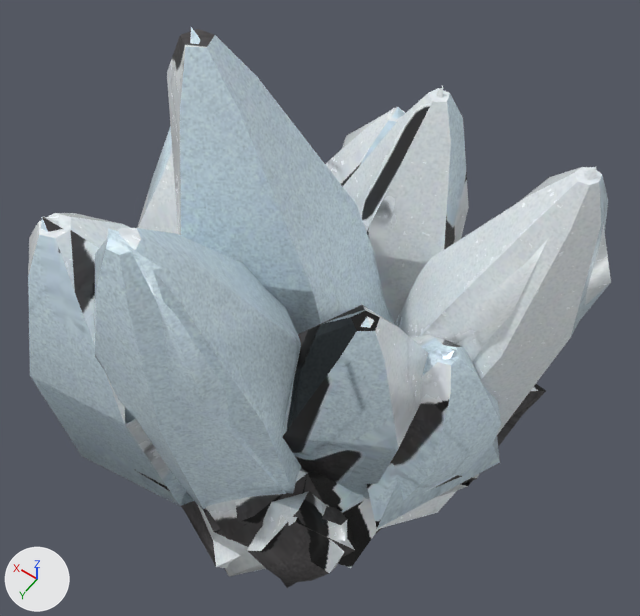
The glTF model tools/asset_factory/deliveries/parti1/sd_prop_ice.glb: old version first, new version second.
Rendered twice from a 50 mm camera at (-0.635, 0.846, 1.293) aimed at (-0.041, 0.015, -0.014). The axes (+X, +Y, +Z) are drawn at lower left. The lights are the same throughout. The older version comes first. Where no turn or scale is listed for an object, it has been applied to the vertices. Vertices at exactly the same position are counted once.

In view in the first picture: 'LOD0_body', 'LOD1_body'.
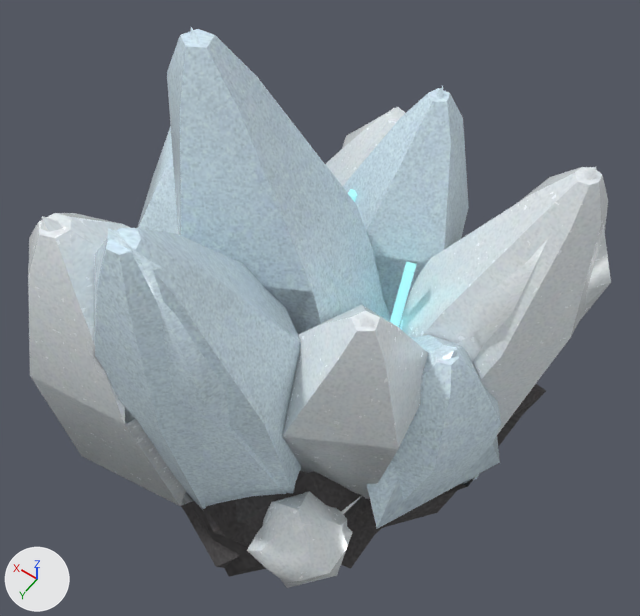
Location of each change, [x1, y1, x2, y2] in pixels of the pictures (640 x 616 px; the box of a moved part takes in the faces that stretch with it):
'LOD0_body', surface changed, reshaped: [28, 29, 608, 583] in both
'LOD1_body', surface changed, reshaped (mostly hidden): [41, 27, 611, 588] in both
part 1 of me_lod0_body, added (cyan): after [390, 261, 417, 327]
part 2 of me_lod0_body, added: after [348, 189, 357, 202]
part 3 of me_lod0_body, surface changed: [28, 29, 608, 583] in both
part 4 of me_lod1_body, moved or reshaped: before [287, 517, 355, 588]; after [287, 505, 353, 588]
part 5 of me_lod1_body, surface changed: [41, 31, 591, 587] in both

The change, as a list of edits to the scene's bpy script:
```text
Add img_sd_prop_ice_emit:
    img_sd_prop_ice_emit = load_image('sd_prop_ice_emit', '_unpacked/sd_prop_ice_emit', 1024, 1024, 'sRGB')
Change mat_mat_body:
    remove # nodes: BsdfPrincipled, NormalMap, OutputMaterial, SeparateColor, TexImage x3
    nodes: BsdfPrincipled, NormalMap, OutputMaterial, SeparateColor, TexImage x4
    uses the picture img_sd_prop_ice_emit
Change me_lod0_body:
    used by ob_lod0_body; location = (0.0, 0.0, 0.0)
    verts and faces of me_lod0_body; kept vertices keep their numbers, new ones are numbered from 456
    remove me_lod0_body.from_pydata(...)  # 456 vertices, 735 faces; spans x -0.463..0.463, y -0.459..0.459, z -0.5..0.5
    add me_lod0_body.from_pydata(...)  # 474 vertices, 752 faces; spans x -0.463..0.463, y -0.459..0.459, z -0.5..0.5
    me_lod0_body part 1
    8 vertices are added at x -0.184..-0.141, y -0.086..-0.055, z -0.101..0.11
    10 new faces join them
    me_lod0_body part 2
    add verts[468] = (0.015, -0.181, 0.085)  # pixel (355, 197)
    add verts[469] = (0.029, -0.157, -0.124)
    add verts[470] = (0.033, -0.178, 0.085)
    add verts[471] = (0.018, -0.199, 0.083)
    add verts[472] = (0.033, -0.175, -0.126)
    add verts[473] = (0.036, -0.196, 0.083)  # pixel (350, 188)
    add faces += [(469, 470, 472), (470, 471, 473), (468, 470, 469), (470, 473, 472), (468, 471, 470)]
    me_lod0_body part 3: 478 kept faces spanning x -0.463..0.463, y -0.459..0.459, z -0.475..0.5 get new texture (UV) coordinates
    other edits to the shape of me_lod0_body do not show in these pictures
Change me_lod1_body:
    used by ob_lod1_body; location = (0.0, 0.0, 0.0)
    remove me_lod1_body.from_pydata(...)  # 188 vertices, 219 faces; spans x -0.478..0.465, y -0.428..0.459, z -0.494..0.522
    add me_lod1_body.from_pydata(...)  # 193 vertices, 224 faces; spans x -0.478..0.465, y -0.428..0.459, z -0.494..0.522
    me_lod1_body part 4
    1 vertex is removed from x -0.311, y 0.283, z -0.246
    5 faces are deleted
    2 vertices are added at (-0.304, 0.33, -0.279), (-0.291, 0.263, -0.231)
    7 new faces join them
    me_lod1_body part 5: 147 kept faces spanning x -0.478..0.465, y -0.428..0.459, z -0.449..0.522 get new texture (UV) coordinates
    other edits to the shape of me_lod1_body do not show in these pictures
```
